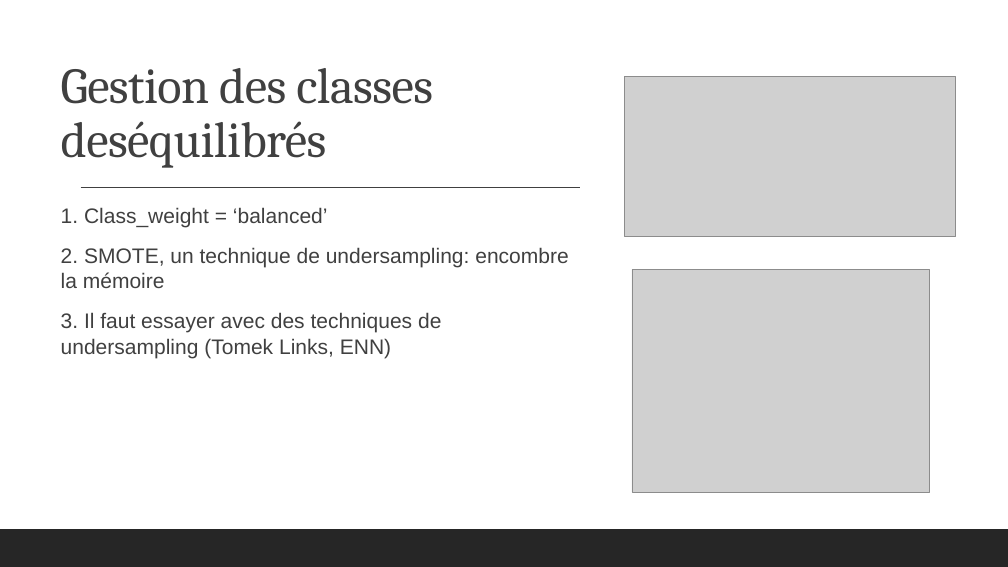
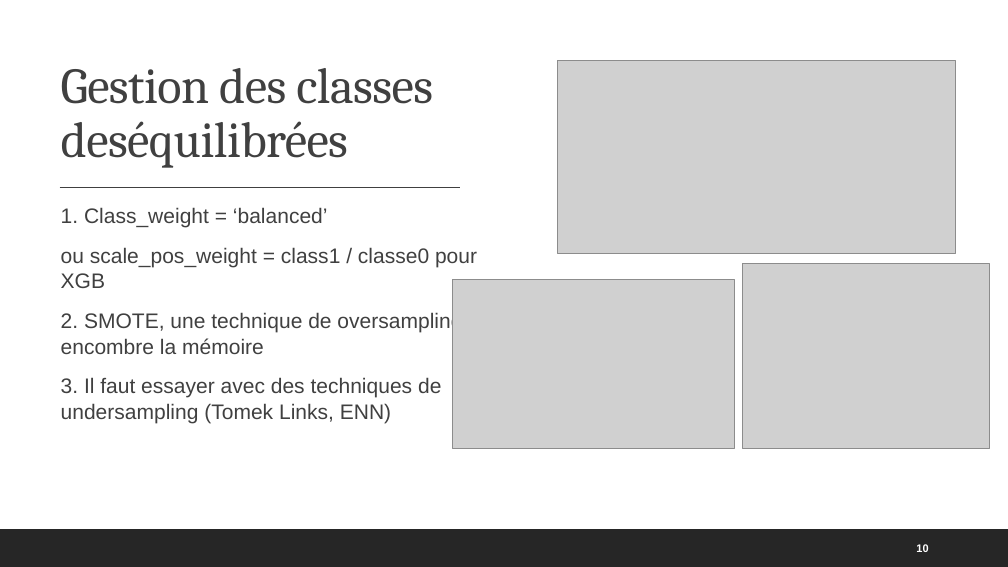
Before and after one commit to VeronikaBerezhnaia/OC_P7_credit_scoring, a slide deck: slide 10 of P7_presentation_Berezhnaia.pptx. Drawn at 1008x567 pixels with LibreOffice and Linux fonts; fonts in the diff are those of the drawing; grey boxes stand for pictures. Boxes give left, top, right and bottom in pixels: in the first picture for what was removed or moved away, otherwise in the second. Text is boxed around its words. In the diff, an @@ line names an element or a change of style, - is before the commit and + after.

```diff
--- a/P7_presentation_Berezhnaia.pptx
+++ b/P7_presentation_Berezhnaia.pptx
@@ title at (61,68,433,168): text changed @@
-Gestion des classes deséquilibrés
+Gestion des classes deséquilibrées
@@ picture: place and size @@
-picture at (625,76,956,237)
+picture at (557,60,956,253)
@@ line moved from (81, 188) - (580, 188) to (60, 188) - (461, 188) @@
@@ text at (61,247,477,354): text changed @@
-  2. SMOTE, un technique de undersampling: encombre la mémoire
+  ou scale_pos_weight = class1 / classe0 pour XGB
+  2. SMOTE, une technique de oversampling: encombre la mémoire
@@ picture: place and size @@
-picture at (632,269,929,492)
+picture at (743,264,990,448)
@@ picture added at (453,280,735,448) @@
@@ page number added at (916,544,928,552), 10.5 pt, text #FFFFFF, bold @@
+10
```
Also in this commit, not shown: 15 other slides changed, 5 other files.
